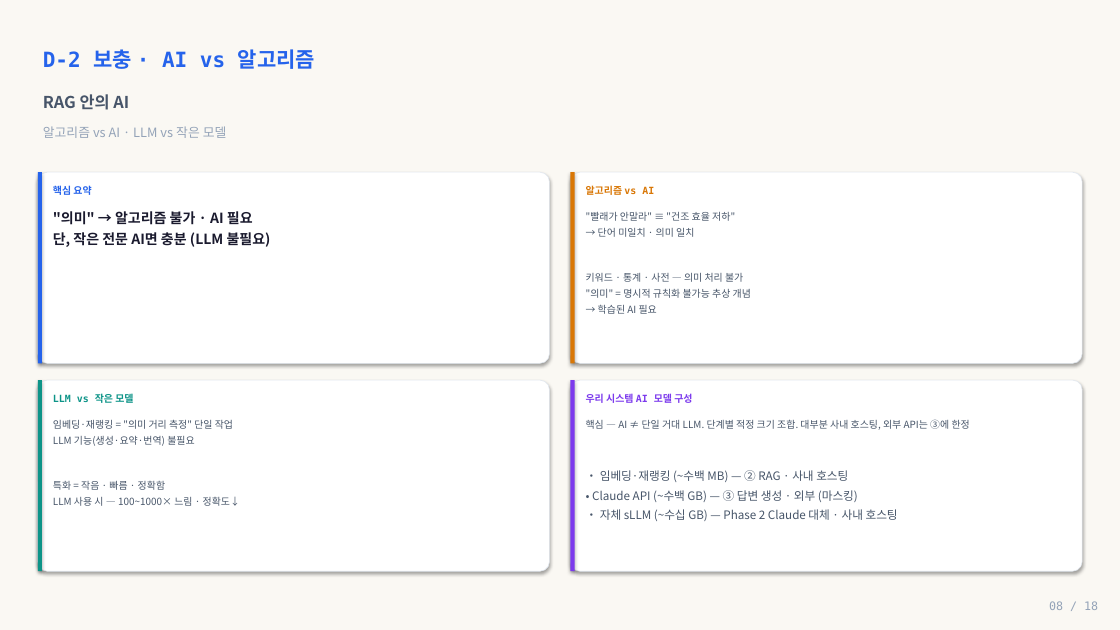
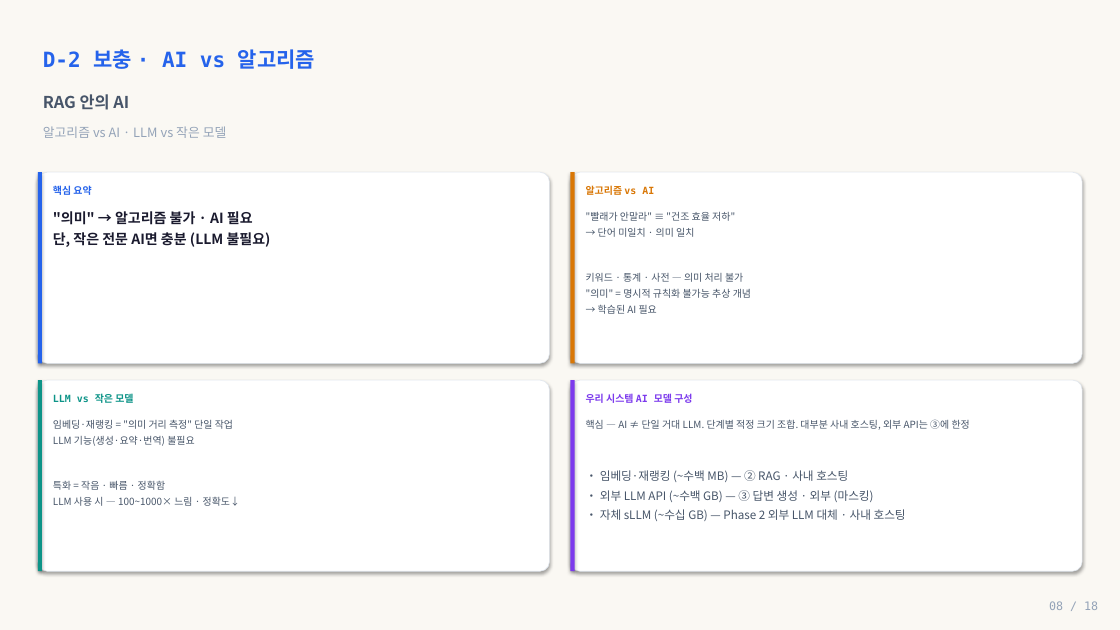
Before and after one commit to kimjy2576/layout-demo, a slide deck: slide 8 of public/HPWD-GPT.pptx. Drawn at 1120x630 pixels with LibreOffice and Linux fonts; fonts in the diff are those of the drawing. Boxes give left, top, right and bottom in pixels: in the first picture for what was removed or moved away, otherwise in the second. Text is boxed around its words. In the diff, an @@ line names an element or a change of style, - is before the commit and + after.

Commit message:
발표자료: Claude/GPT 표기를 '외부 LLM API'로 통일
- 회사 중립적 표기로 변경 (Claude → 외부 LLM)
- HTML 슬라이드 + PPT 둘 다 재생성
- 8곳 변경:
  · slide 3: Phase 1 방식 표기
  · slide 3: ⓐ 트랙 설명
  · slide 8: 우리 시스템 AI 모델 구성 (~수백 GB · Phase 2 대체)
  · slide 9: 슬라이드 제목 + 본문 + Tool-use term

```diff
--- a/public/HPWD-GPT.pptx
+++ b/public/HPWD-GPT.pptx
@@ text at box(600, 490, 906, 521): text changed @@
-• Claude API (~수백 GB) — ③ 답변 생성 · 외부 (마스킹)
-• 자체 sLLM (~수십 GB) — Phase 2 Claude 대체 · 사내 호스팅
+• 외부 LLM API (~수백 GB) — ③ 답변 생성 · 외부 (마스킹)
+• 자체 sLLM (~수십 GB) — Phase 2 외부 LLM 대체 · 사내 호스팅
```
Also in this commit, not shown: 3 other slides changed, 1 other file.
